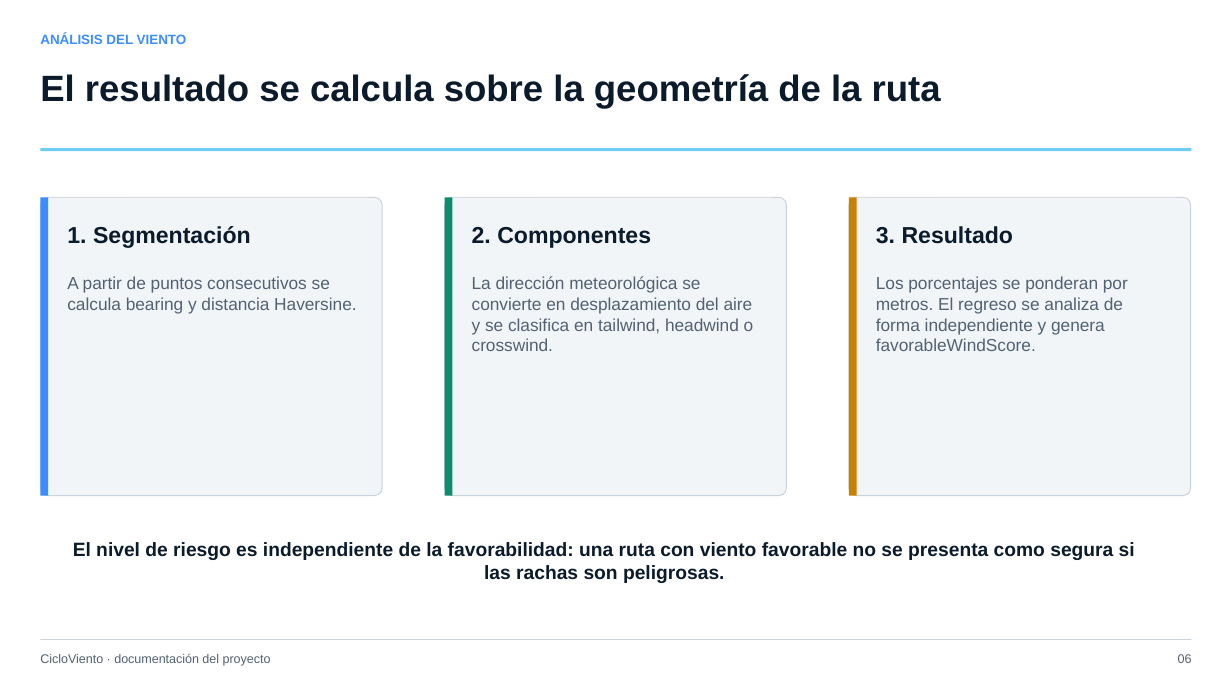
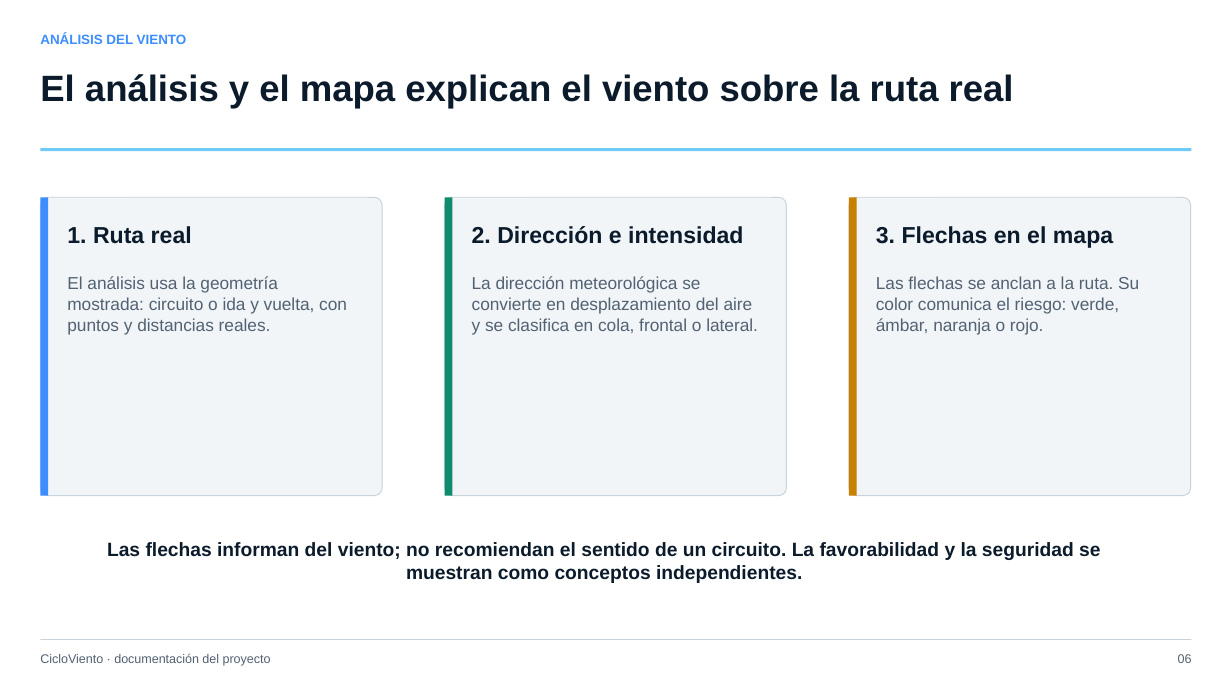
Before and after one commit to FerMacDev/CicloViento, a slide deck: slide 6 of outputs/CicloViento-presentacion-proyecto.pptx. Drawn at 1232x693 pixels with LibreOffice and Linux fonts; fonts in the diff are those of the drawing. Boxes give left, top, right and bottom in pixels: in the first picture for what was removed or moved away, otherwise in the second. Text is boxed around its words. In the diff, an @@ line names an element or a change of style, - is before the commit and + after.

```diff
--- a/outputs/CicloViento-presentacion-proyecto.pptx
+++ b/outputs/CicloViento-presentacion-proyecto.pptx
@@ text at (40,74,1014,109): text changed @@
-El resultado se calcula sobre la geometría de la ruta
+El análisis y el mapa explican el viento sobre la ruta real
@@ text at (67,226,192,244): text changed @@
-1. Segmentación
+1. Ruta real
@@ text at (472,226,743,244): text changed @@
-2. Componentes
+2. Dirección e intensidad
@@ text at (876,226,1113,248): text changed @@
-3. Resultado
+3. Flechas en el mapa
@@ text at (67,276,347,335): text changed @@
-A partir de puntos consecutivos se calcula bearing y distancia Haversine.
+El análisis usa la geometría mostrada: circuito o ida y vuelta, con puntos y distancias reales.
@@ text at (472,276,758,335): text changed @@
-La dirección meteorológica se convierte en desplazamiento del aire y se clasifica en tailwind, headwind o crosswind.
+La dirección meteorológica se convierte en desplazamiento del aire y se clasifica en cola, frontal o lateral.
@@ text at (876,276,1139,335): text changed @@
-Los porcentajes se ponderan por metros. El regreso se analiza de forma independiente y genera favorableWindScore.
+Las flechas se anclan a la ruta. Su color comunica el riesgo: verde, ámbar, naranja o rojo.
@@ text at (107,542,1100,583): text changed @@
-El nivel de riesgo es independiente de la favorabilidad: una ruta con viento favorable no se presenta como segura si las rachas son peligrosas.
+Las flechas informan del viento; no recomiendan el sentido de un circuito. La favorabilidad y la seguridad se muestran como conceptos independientes.
```
Also in this commit, not shown: 7 other slides changed.
